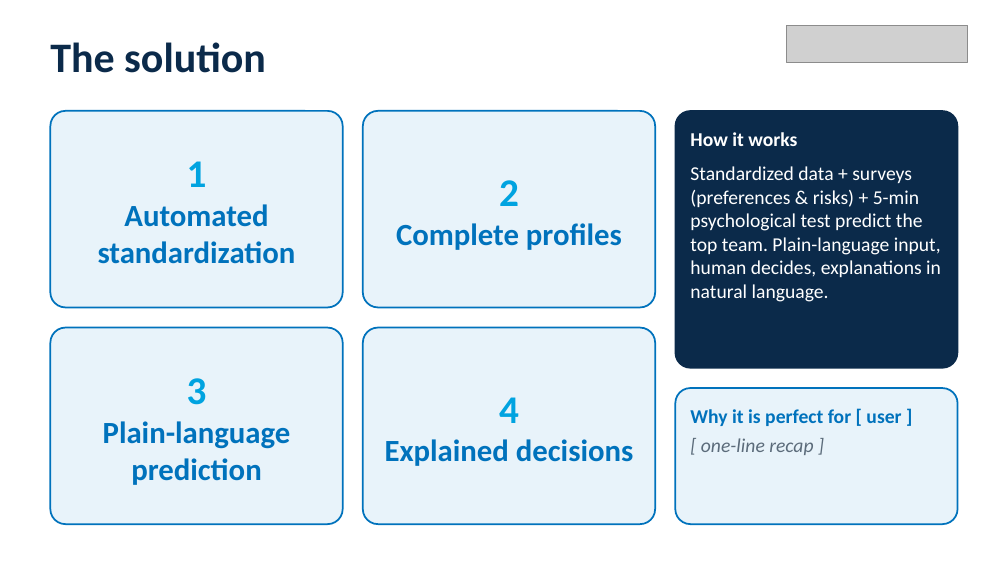
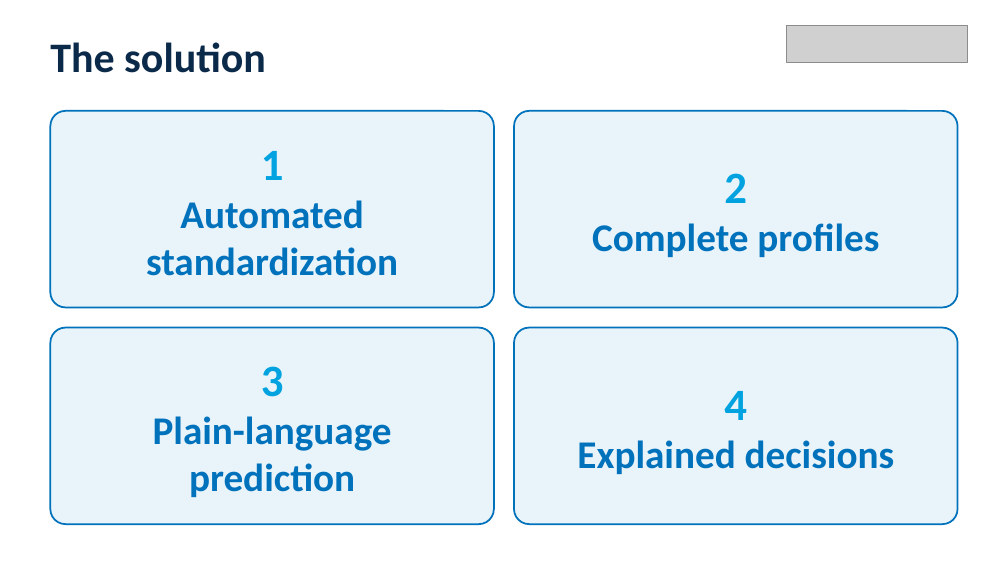
Before and after one commit to igagmol/hackaton-saturday, a slide deck: slide 3 of pitch/NTTDATA_pitch_deck.pptx. Drawn at 1008x567 pixels with LibreOffice and Linux fonts; fonts in the diff are those of the drawing; grey boxes stand for pictures. Boxes give left, top, right and bottom in pixels: in the first picture for what was removed or moved away, otherwise in the second. Text is boxed around its words. In the diff, an @@ line names an element or a change of style, - is before the commit and + after.

```diff
--- a/pitch/NTTDATA_pitch_deck.pptx
+++ b/pitch/NTTDATA_pitch_deck.pptx
@@ rounded rectangle: place and size @@
-rounded rectangle at (50,111,343,307)
+rounded rectangle at (50,111,494,307)
@@ rounded rectangle: place and size @@
-rounded rectangle at (363,111,655,307)
+rounded rectangle at (514,111,958,307)
@@ rounded rectangle removed at (675,111,958,368) @@
@@ text "1" at (146,151,398,276): size 28 to 32 pt in "1"; size 22 to 28 pt @@
@@ text "2": place and size @@
-text "2" at (396,180,622,250)
+text "2" at (592,173,879,257)
@@ text "2" at (592,173,879,257): size 28 to 32 pt in "2"; size 22 to 28 pt @@
@@ text removed at (690,132,797,146) @@
-How it works
@@ text removed at (690,166,941,302) @@
-Standardized data + surveys (preferences & risks) + 5-min psychological test predict the top team. Plain-language input, human decides, explanations in natural language.
@@ rounded rectangle: place and size @@
-rounded rectangle at (50,328,343,524)
+rounded rectangle at (50,328,494,524)
@@ rounded rectangle: place and size @@
-rounded rectangle at (363,328,655,524)
+rounded rectangle at (514,328,958,524)
@@ text "3" at (153,366,392,497): size 28 to 32 pt in "3"; size 22 to 28 pt @@
@@ text "4": place and size @@
-text "4" at (385,397,633,466)
+text "4" at (577,391,895,474)
@@ text "4" at (577,391,895,474): size 28 to 32 pt in "4"; size 22 to 28 pt @@
@@ rounded rectangle removed at (675,388,958,524) @@
@@ text removed at (690,409,901,426) @@
-Why it is perfect for [ user ]
@@ text removed at (701,438,813,455) @@
-[ one-line recap ]
```
Also in this commit, not shown: 3 other slides changed, 3 other files.
